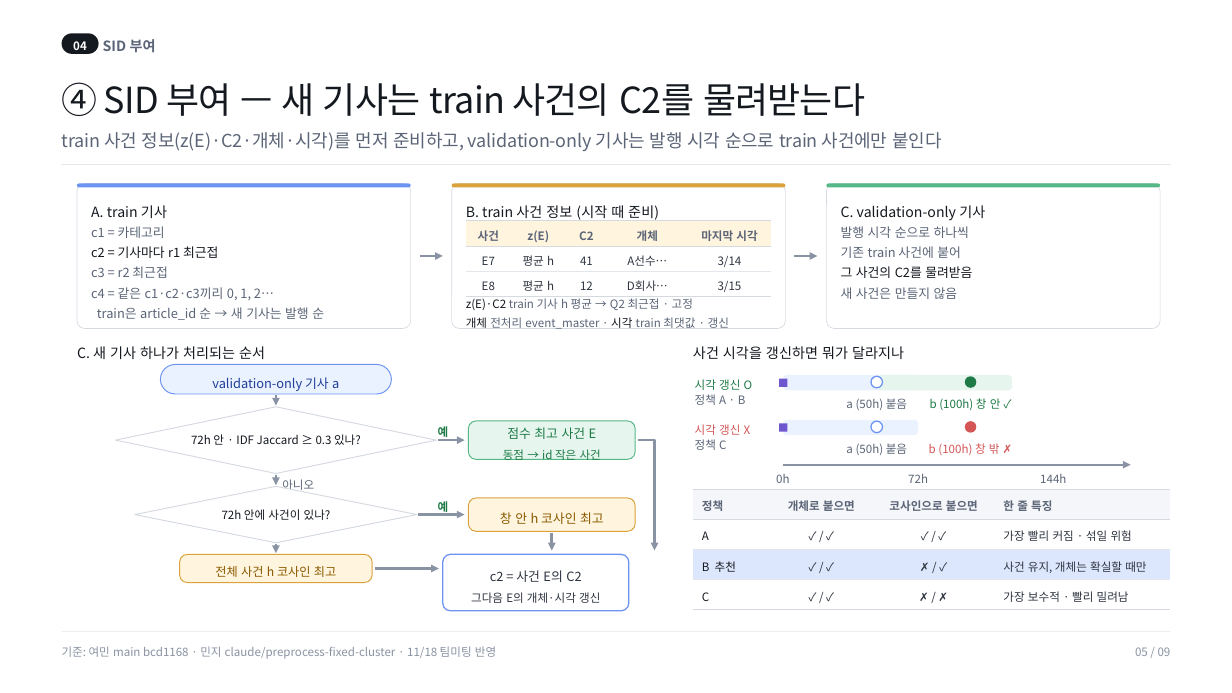
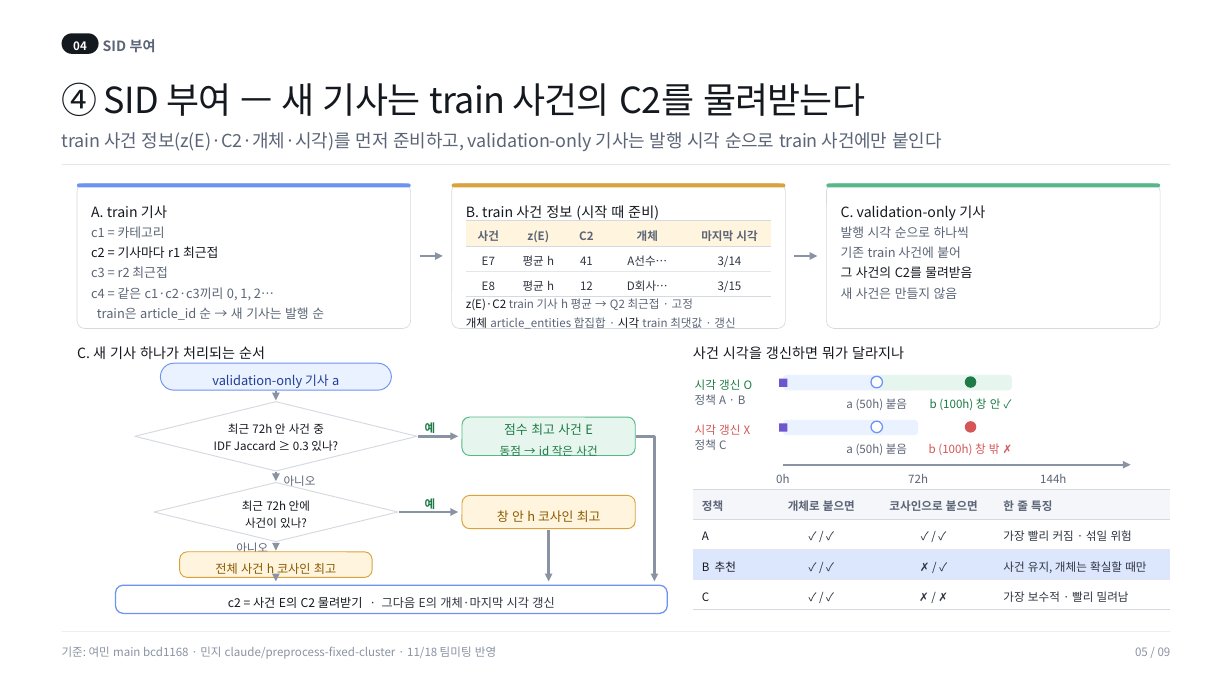
Before and after one commit to minji1217/SID_Project, a slide deck: slide 5 of reports/slides/파이프라인_전체흐름.pptx. Drawn at 1232x693 pixels with LibreOffice and Linux fonts; fonts in the diff are those of the drawing. Boxes give left, top, right and bottom in pixels: in the first picture for what was removed or moved away, otherwise in the second. Text is boxed around its words. In the diff, an @@ line names an element or a change of style, - is before the commit and + after.

```diff
--- a/reports/slides/파이프라인_전체흐름.pptx
+++ b/reports/slides/파이프라인_전체흐름.pptx
@@ text at [466,317,735,329]: text changed @@
-개체 전처리 event_master · 시각 train 최댓값 · 갱신
+개체 article_entities 합집합 · 시각 train 최댓값 · 갱신
@@ rounded rectangle "validation-only 기사 a": place and size @@
-rounded rectangle "validation-only 기사 a" at [161,364,392,394]
+rounded rectangle "validation-only 기사 a" at [161,363,392,390]
@@ freeform shape removed at [116,407,436,473] @@
-72h 안 · IDF Jaccard ≥ 0.3 있나?
@@ freeform shape added at [135,402,418,471], fill #FFFFFF, outline #D5DAE1 0.75 pt @@
@@ 1 text, 1 rounded rectangle, 1 freeform shape: place and size @@
-1 text, 1 rounded rectangle, 1 freeform shape at [179,396,372,583]
+1 text, 1 rounded rectangle, 1 freeform shape at [179,392,372,578]
@@ text "예": place and size @@
-text "예" at [438,426,449,440]
+text "예" at [425,422,436,436]
@@ rounded rectangle "점수 최고 사건 E": place and size @@
-rounded rectangle "점수 최고 사건 E" at [469,421,636,460]
+rounded rectangle "점수 최고 사건 E" at [462,417,636,456]
@@ text added at [214,423,338,451], 9 pt, text #14181F @@
+최근 72h 안 사건 중
+IDF Jaccard ≥ 0.3 있나?
@@ freeform shape: place and size @@
-freeform shape at [438,440,465,440]
+freeform shape at [419,436,458,436]
@@ freeform shape: place and size @@
-freeform shape at [638,440,654,550]
+freeform shape at [637,436,654,581]
@@ freeform shape at [276,472,276,482]: outline redrawn @@
@@ freeform shape removed at [135,486,418,543] @@
-72h 안에 사건이 있나?
@@ freeform shape added at [154,482,398,542], fill #FFFFFF, outline #D5DAE1 0.75 pt @@
@@ text added at [242,500,310,528], 9 pt, text #14181F @@
+최근 72h 안에
+사건이 있나?
@@ text "예": place and size @@
-text "예" at [438,499,449,515]
+text "예" at [425,498,436,512]
@@ rounded rectangle "창 안 h 코사인 최고": place and size @@
-rounded rectangle "창 안 h 코사인 최고" at [469,498,636,531]
+rounded rectangle "창 안 h 코사인 최고" at [462,495,636,529]
@@ freeform shape: place and size @@
-freeform shape at [419,515,465,515]
+freeform shape at [399,512,458,512]
@@ freeform shape: place and size @@
-freeform shape at [552,532,552,550]
+freeform shape at [549,531,549,582]
@@ rounded rectangle "전체 사건 h 코사인 최고" at [179,552,372,578]: proportions changed @@
@@ text added at [236,542,268,552], 9 pt, text #5B6577 @@
+아니오
@@ freeform shape at [276,543,276,551]: outline redrawn @@
@@ freeform shape removed at [375,568,439,568] @@
@@ rounded rectangle "c2 = 사건 E의 C2 ..." at [116,585,667,614]: proportions changed @@
@@ rounded rectangle "c2 = 사건 E의 C2 ...": place and size @@
-rounded rectangle "c2 = 사건 E의 C2 ..." at [443,555,628,611]
+rounded rectangle "c2 = 사건 E의 C2 ..." at [116,585,667,614]
@@ text in rounded rectangle at [228,597,554,608]: text changed; size 9 to 9.5 pt @@
-c2 = 사건 E의 C2
-그다음 E의 개체·시각 갱신
+c2 = 사건 E의 C2 물려받기 · 그다음 E의 개체·마지막 시각 갱신
@@ freeform shape added at [276,579,276,581], outline #8A93A3 2 pt @@
```
Also in this commit, not shown: 2 other slides changed, 3 other files.
